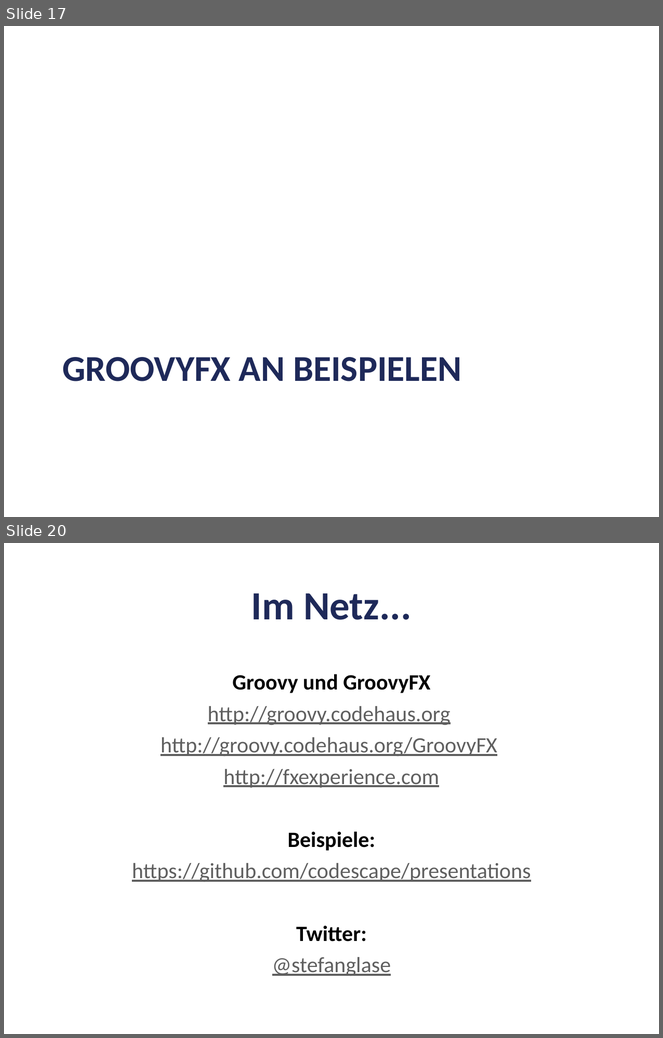
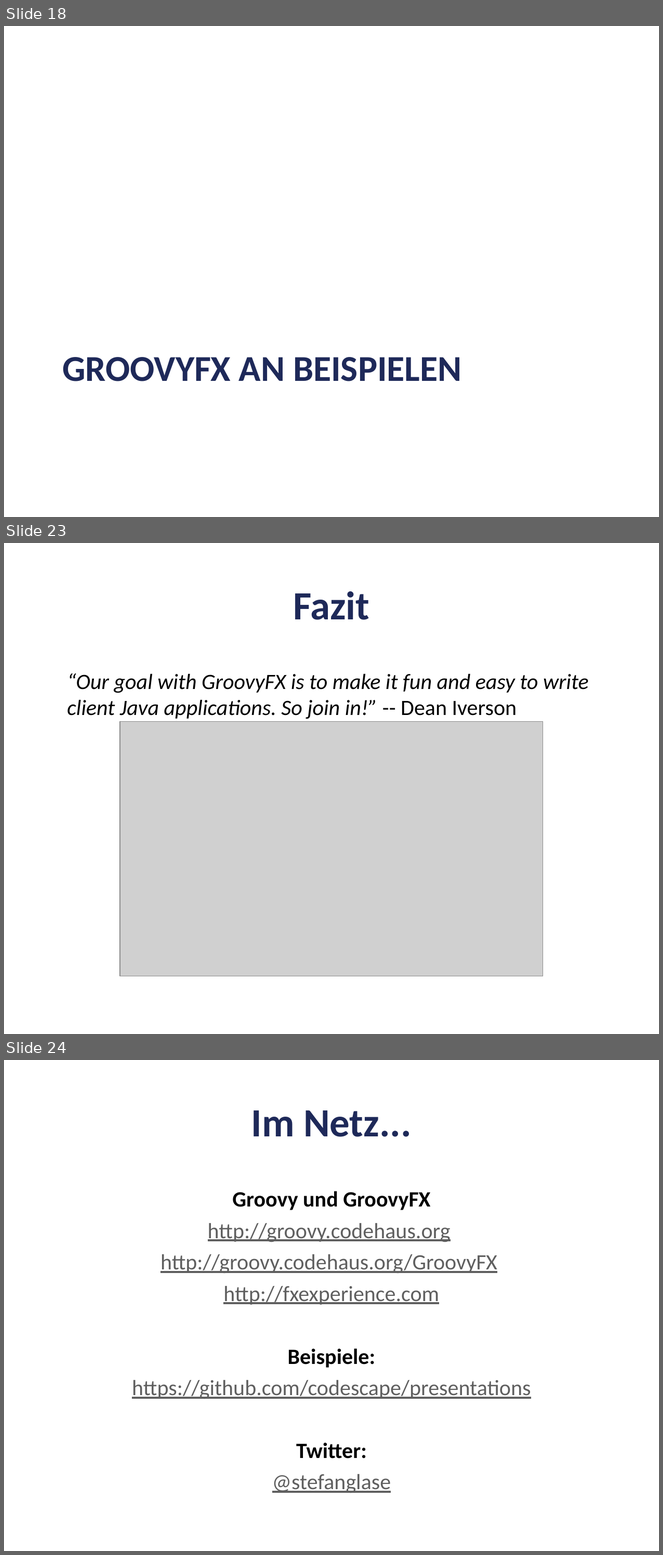
Before and after one commit to codescape/presentations, a slide deck: groovyfx-entfesselt-javafx/groovyfx-oop-2012.pptx. Shown one above the other, each under a label of ours: slides 17 and 20 before the commit, slides 18, 23 and 24 after it; the slides between them are not shown. The pictures are 663x1038 and 663x1555 pixels, drawn with LibreOffice and Linux fonts; fonts in the diff are those of the drawing; grey boxes stand for pictures; background and template pictures are left out. Boxes give left, top, right and bottom in pixels: in the first picture for what was removed or moved away, otherwise in the second. Text is boxed around its words. In the diff, an @@ line names an element or a change of style, - is before the commit and + after.

```diff
--- a/groovyfx-entfesselt-javafx/groovyfx-oop-2012.pptx
+++ b/groovyfx-entfesselt-javafx/groovyfx-oop-2012.pptx
@@ slide 23 added at (4,543,659,1034), background #FFFFFF @@
@@ title added at (293,591,370,620), 44 pt, text #1E2959, bold @@
+Fazit
@@ text added at (67,674,589,719), 24 pt, text #000000, italic @@
+“Our goal with GroovyFX is to make it fun and easy to write client Java applications. So join in!” -- Dean Iverson
@@ picture added at (120,722,543,977) @@
@@ what was slide 17 is now slide 18 @@
@@ what was slide 20 is now slide 24 @@
```
Also in this commit, not shown: 3 slides changed, 5 other slides added, 2 slides removed, 2 other files.
